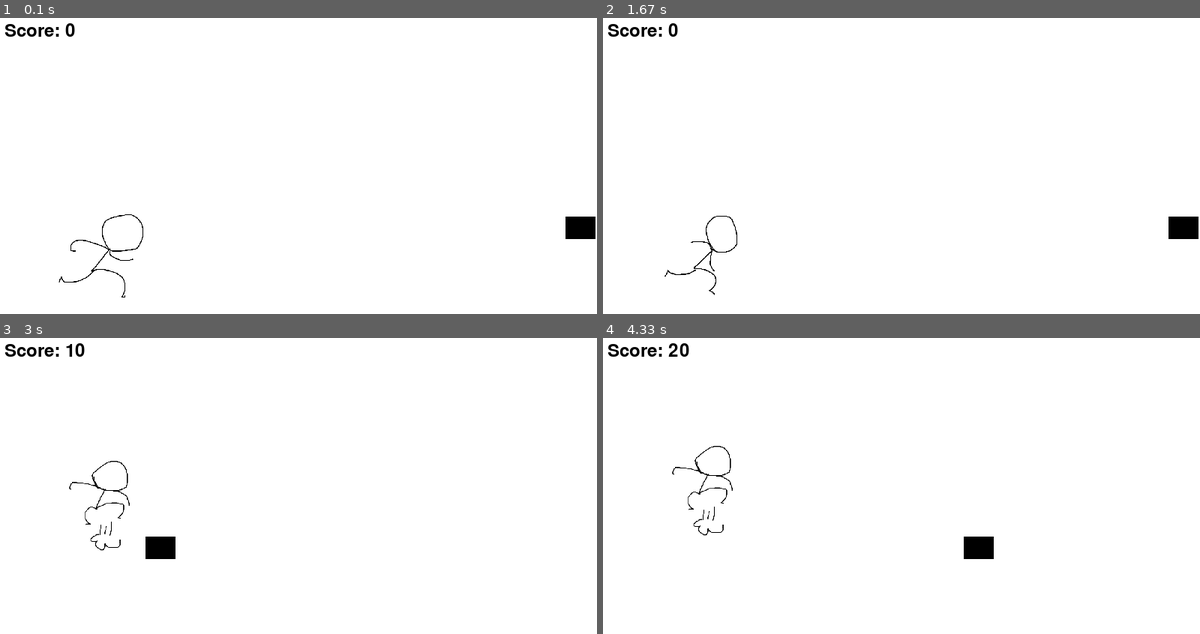
Above: before the commit, frames 1-4 (two rows, left to right).
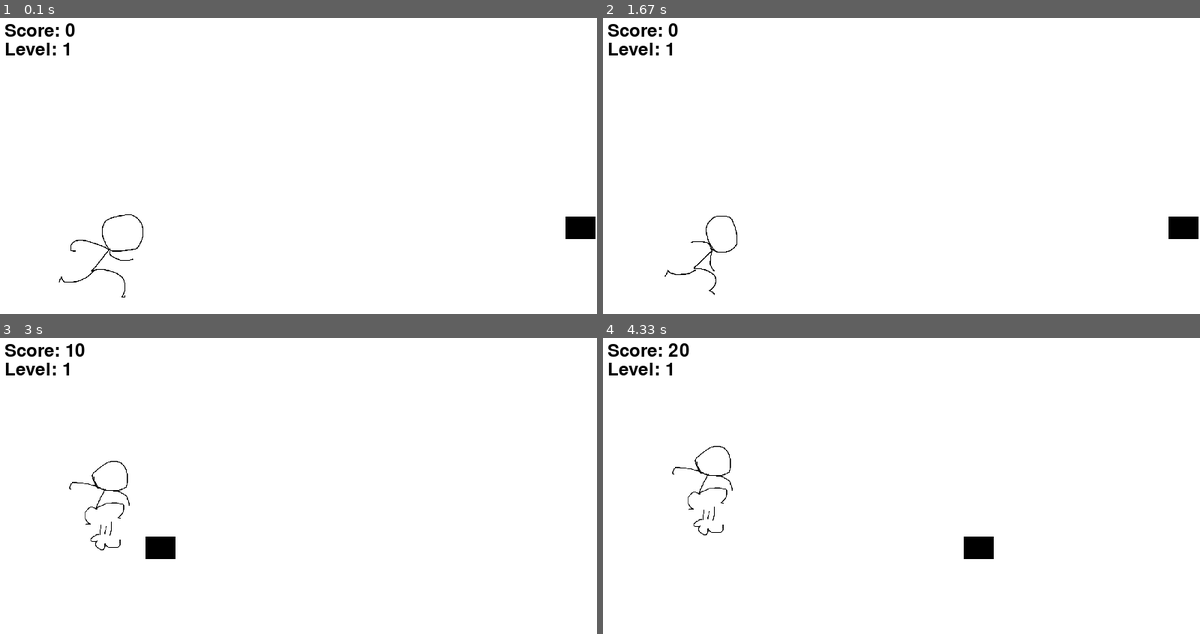
Above: after the commit, the same moments.

Repository: solremifa/pygame
Game: pygame game, started from dino.py
The game is run twice, just before and just after one commit, with the same random seed, the same clock (stepped at 60 frames per second) and the same inputs.
Inputs:
- Up to frame 1 (0.1 s): no input
- Up to frame 2 (1.67 s): hold Up 0.33-0.8 s; hold Down 0.83-1.13 s; hold Up 1.17-1.53 s; hold Down from 1.57 s (still down)
- Up to frame 3 (3 s): release Down at 1.93 s; hold Up 1.97-2.27 s; hold Down 2.3-2.6 s; hold Up from 2.63 s (still down)
- Up to frame 4 (4.33 s): release Up at 3 s; hold Down 3.03-3.4 s; hold Up 3.43-3.73 s; hold Up from 4.1 s (still down)

The runs differ from the first frame. In frame 1, 0.2% of the frame differs, in the area x 1-12%, y 8-13%; in frame 2, 0.2%; in frame 3, 0.2%; in frame 4, 0.2%.

Commit message:
dino v_2.6.1 bug fixed

Diff:
--- a/dino.py
+++ b/dino.py
@@ -10,10 +10,9 @@
 
 WHITE = (255, 255, 255)
 
-# 이미지 불러오기 및 크기 조정
-# char_run1_img = pygame.image.load('dino_assets/char_run1.png')
-# char_run1_img = pygame.transform.scale(char_run1_img, (200, 200))
-
+
+
+# 달리는 이미지 프레임
 run_frames = [
     pygame.transform.scale(pygame.image.load('dino_assets/run_1.png'), (200, 200)),
     pygame.transform.scale(pygame.image.load('dino_assets/run_2.png'), (200, 200)),
@@ -145,7 +144,7 @@
         screen.fill(WHITE)
         screen.blit(char_dead_img, (dino.x, draw_y))
         pygame.draw.rect(screen, (0, 0, 0), obstacle)
-        screen.blit(text, (200, 180))
+        screen.blit(text, (100, 180))
         pygame.display.flip()
 
         waiting = True
@@ -179,6 +178,7 @@
             level += 1
             obstacle_speed += 2
             frame_interval -= 1
+            # 달리는 모션도 따라서 가속
             if frame_interval <= 4:
                 frame_interval = 4
             print(f"LEVEL UP! Speed: {obstacle_speed}")
@@ -190,8 +190,11 @@
 
 
     score_font = pygame.font.SysFont(None, 36)
+    level_font = pygame.font.SysFont(None, 36)
     score_text = score_font.render(f"Score: {score}", True, (0, 0, 0))
+    level_text = level_font.render(f"Level: {level}", True, (0, 0, 0))
     screen.blit(score_text, (10, 10))
+    screen.blit(level_text, (10, 35))
 
     pygame.display.flip()
     clock.tick(60)
